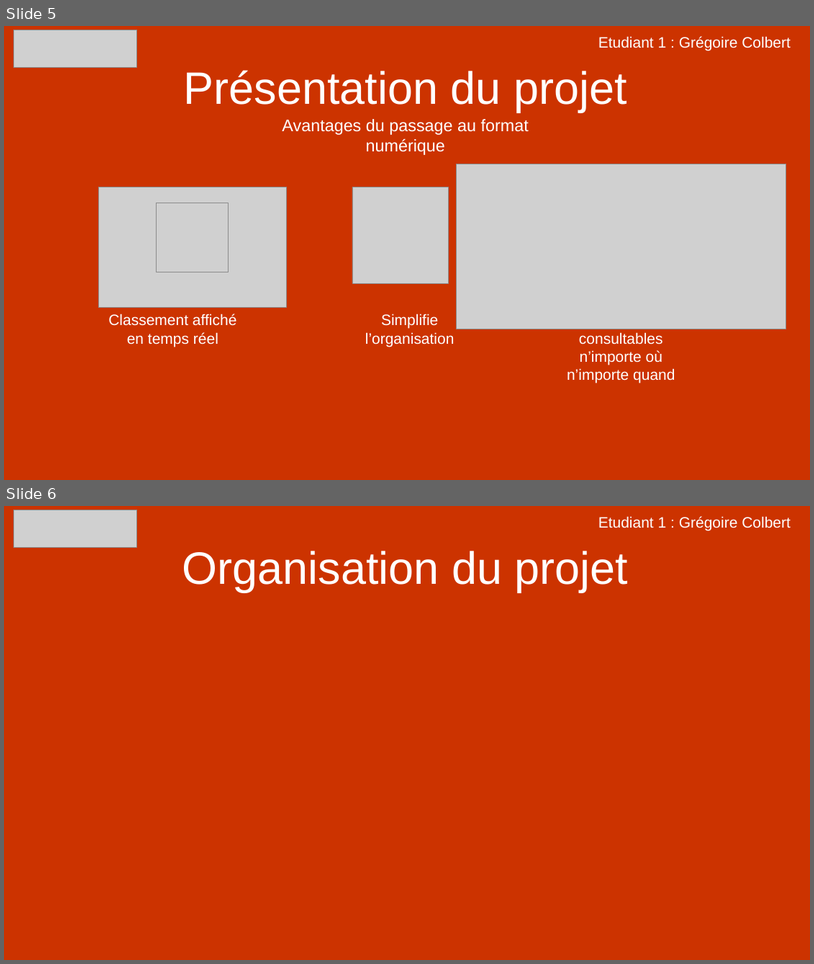
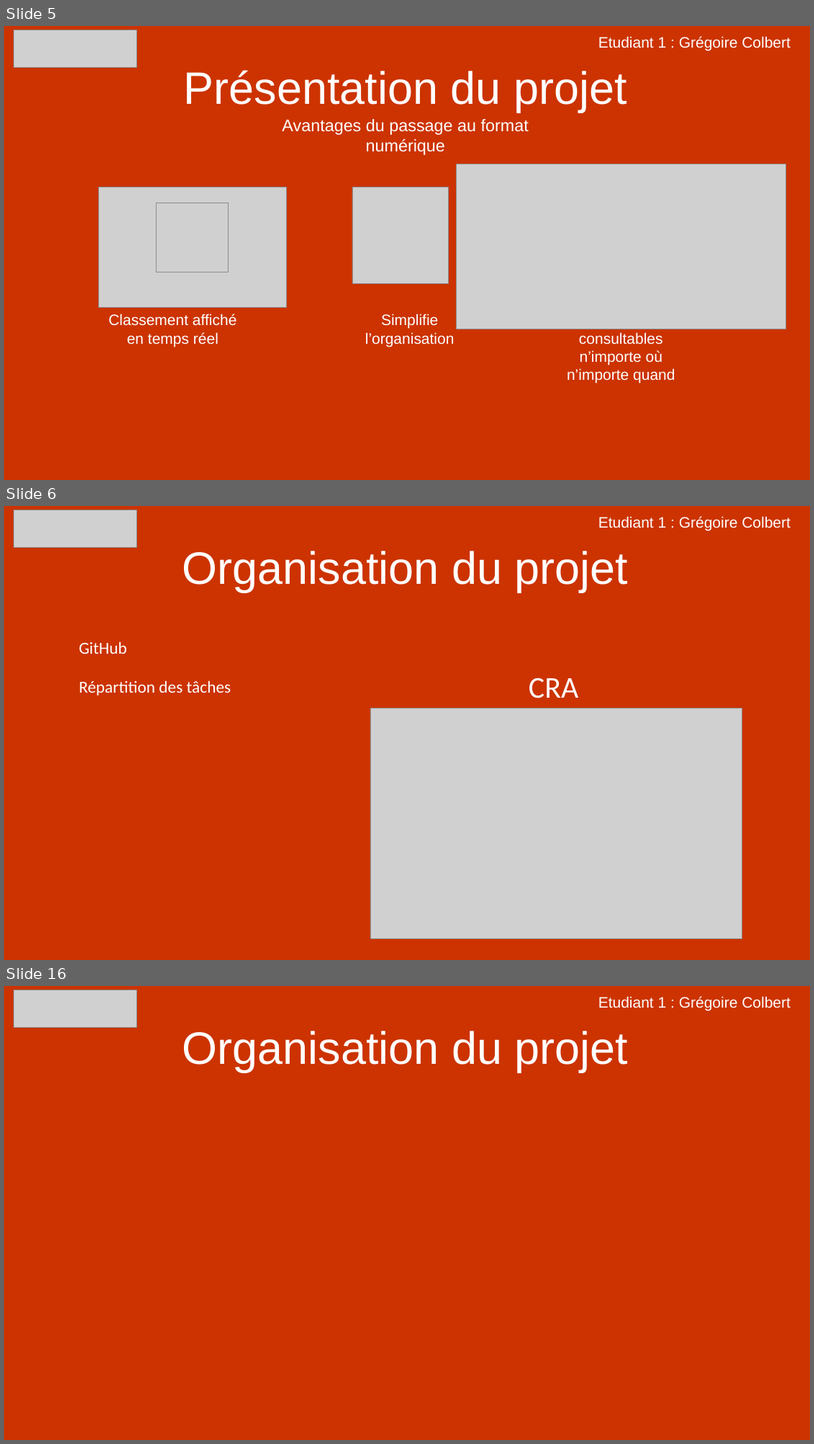
Before and after one commit to Colbert1/Projet_CrossLaPro, a slide deck: Ressources/Presentation_Projet_CrossLaPro_E1_Colbert.pptx. Shown one above the other, each under a label of ours: slides 5 and 6 before the commit, slides 5, 6 and 16 after it; the slides between them are not shown. The pictures are 814x964 and 814x1444 pixels, drawn with LibreOffice and Linux fonts; fonts in the diff are those of the drawing; grey boxes stand for pictures. Boxes give left, top, right and bottom in pixels: in the first picture for what was removed or moved away, otherwise in the second. Text is boxed around its words. In the diff, an @@ line names an element or a change of style, - is before the commit and + after.

Commit message:
Ajout presentation revue 1 colbert

```diff
--- a/Ressources/Presentation_Projet_CrossLaPro_E1_Colbert.pptx
+++ b/Ressources/Presentation_Projet_CrossLaPro_E1_Colbert.pptx
@@ slide 6 added at (4,506,810,960), background #CC3300 @@
@@ picture added at (13,510,137,547) @@
@@ text added at (599,516,791,530), 18 pt, text #FFFFFF @@
+Etudiant 1 : Grégoire Colbert
@@ title added at (183,551,628,592), 54 pt, text #FFFFFF @@
+Organisation du projet
@@ text added at (79,641,127,654), 20 pt, text #FFFFFF @@
+GitHub
@@ text added at (529,677,579,698), 36 pt, text #FFFFFF @@
+CRA
@@ text added at (79,680,232,695), 20 pt, text #FFFFFF @@
+Répartition des tâches
@@ picture added at (370,708,743,938) @@
@@ what was slide 6 is now slide 16 @@
```
Also in this commit, not shown: 1 slide changed, 13 other slides added, 4 other files.
